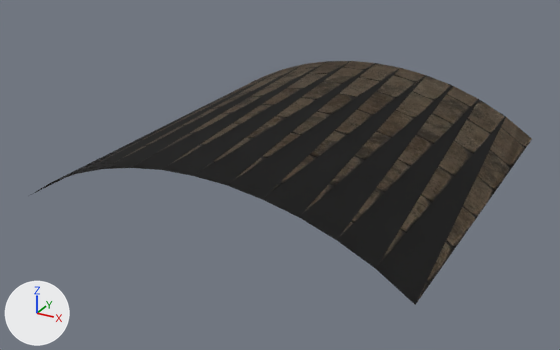
Before and after pictures for a commit that changed the glTF model resources/models/ceiling1.gltf.
The view is the same before and after, from a 50 mm lens placed at (1.76, -3.44, 2.63), pointed at (-0.06, -0.14, 0.99). Lighting does not change. The marker at lower left points along +X, +Y and +Z. The older version comes first.

Names of what the first picture shows: 'ceiling', 'shadower'.
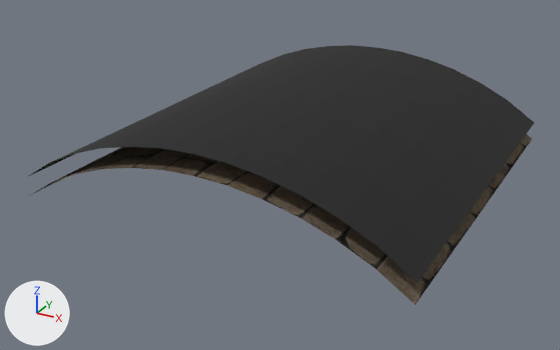
Where the change shows, as pixel boxes (x1, y1, x2, y2) in the pictures (560 x 350 px):
'shadower', moved
    before: (31, 61, 505, 304)
    after: (29, 45, 534, 282)

Diff of the bpy script that builds the scene:
```diff
--- a/resources/models/ceiling1.gltf.py
+++ b/resources/models/ceiling1.gltf.py
@@ ob_shadower @@
 ob_shadower = bpy.data.objects.new('shadower', me_shadower)
-ob_shadower.location = (0.0, 0.0, 0.0)
+ob_shadower.location = (0.0, 0.0, 0.1)
```
